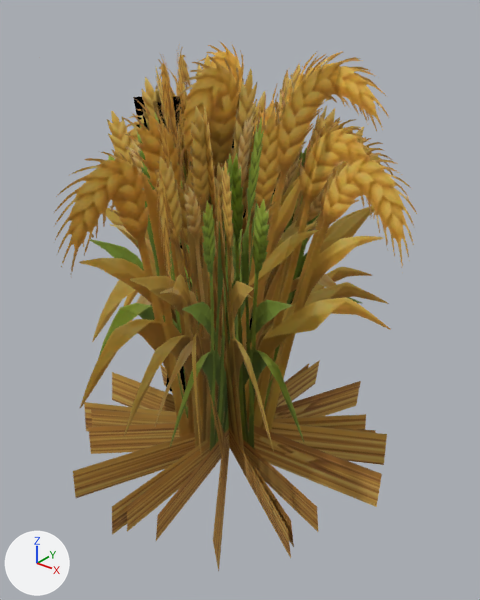
The glTF model assets-vila/trigal/trigo.glb as it was, and as the next commit left it.
Both versions are drawn from a camera (50 mm lens) standing at (0.968, -1.163, 1.195) and looking at (0.047, -0.012, 0.481). The axes (+X, +Y, +Z) are drawn at lower left. The lights are the same throughout. The picture after the commit comes second.

Names of what the first picture shows: 'Trigo_Cheio', 'Trigo_Maduro', 'Trigo_Ralo', 'Trigo_Verde'.
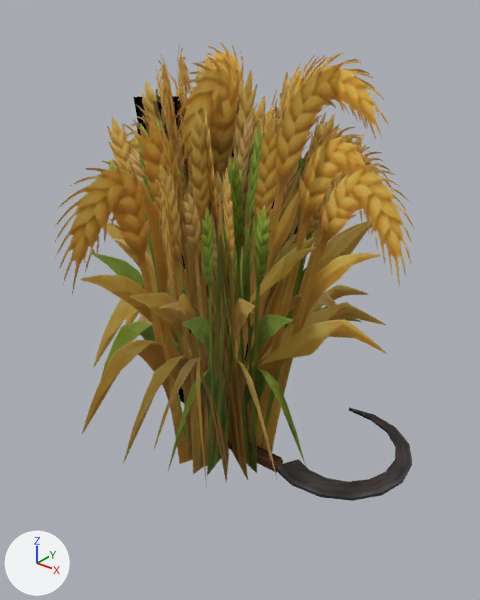
Location of each change, (x1, y1, x2, y2) in pixels of the pictures (480 x 600 px):
'Foice', added: after (185, 407, 412, 501)
part 1 of me_trigo_cheio, surface changed: before (54, 42, 417, 571); after (55, 42, 415, 488)
part 2 of me_trigo_maduro, surface changed: before (84, 54, 389, 558); after (93, 55, 386, 480)
part 3 of me_trigo_ralo, surface changed: before (91, 111, 376, 547); after (111, 110, 346, 467)
part 4 of me_trigo_verde, surface changed: before (88, 113, 366, 541); after (92, 116, 361, 476)

The change, as a diff of the scene's bpy script:
```diff
--- a/assets-vila/trigal/trigo.glb.py
+++ b/assets-vila/trigal/trigo.glb.py
@@ mat_trigal @@
+mat_trigal = bpy.data.materials.new('Trigal')
+# uses the picture img_atlas_trigo
@@ me_trigo_cheio @@
 me_trigo_cheio.from_pydata(...)  # 12 vertices, 6 faces; spans x -0.451..0.437, y -0.455..0.403, z 0.0..1.072
 # used by ob_trigo_cheio; location = (0.0, 0.0, 0.0)
+# me_trigo_cheio part 1: texture (UV) coordinates of 6 of 6 faces, centred in x -0.155..0.141, y -0.169..0.117, z 0.357..0.715, changed; they spanned u 0.5..0.75, v 0.66..0.66 and now span u 0.5..0.75, v 0.69..0.69
 me_trigo_cheio.materials.append(mat_trigal_recorte)
@@ me_trigo_maduro @@
 me_trigo_maduro.from_pydata(...)  # 12 vertices, 6 faces; spans x -0.436..0.375, y -0.431..0.428, z 0.0..1.043
 # used by ob_trigo_maduro; location = (0.0, 0.0, 0.0)
+# me_trigo_maduro part 2: texture (UV) coordinates of 6 of 6 faces, centred in x -0.165..0.105, y -0.145..0.142, z 0.348..0.695, changed; they spanned u 0.25..0.5, v 0.66..0.66 and now span u 0.25..0.5, v 0.69..0.69
 me_trigo_maduro.materials.append(mat_trigal_recorte)
@@ me_trigo_ralo @@
 me_trigo_ralo.from_pydata(...)  # 12 vertices, 6 faces; spans x -0.407..0.351, y -0.399..0.402, z 0.0..0.973
 # used by ob_trigo_ralo; location = (0.0, 0.0, 0.0)
+# me_trigo_ralo part 3: texture (UV) coordinates of 6 of 6 faces, centred in x -0.154..0.093, y -0.132..0.134, z 0.324..0.649, changed; they spanned u 0.75..1.0, v 0.66..0.66 and now span u 0.75..1.0, v 0.69..0.69
 me_trigo_ralo.materials.append(mat_trigal_recorte)
@@ me_trigo_verde @@
 me_trigo_verde.from_pydata(...)  # 12 vertices, 6 faces; spans x -0.403..0.37, y -0.377..0.402, z 0.0..0.943
 # used by ob_trigo_verde; location = (0.0, 0.0, 0.0)
+# me_trigo_verde part 4: texture (UV) coordinates of 6 of 6 faces, centred in x -0.146..0.102, y -0.11..0.134, z 0.314..0.629, changed; they spanned u 0.0..0.25, v 0.66..0.66 and now span u 0.0..0.25, v 0.69..0.69
 me_trigo_verde.materials.append(mat_trigal_recorte)
@@ me_foice @@
+me_foice.from_pydata(...)  # 56 vertices, 80 faces; spans x -0.15..0.455, y -0.034..0.365, z 0.005..0.044
+me_foice.materials.append(mat_trigal)
@@ ob_foice @@
+ob_foice = bpy.data.objects.new('Foice', me_foice)
+ob_foice.location = (0.0, 0.0, 0.0)
```
